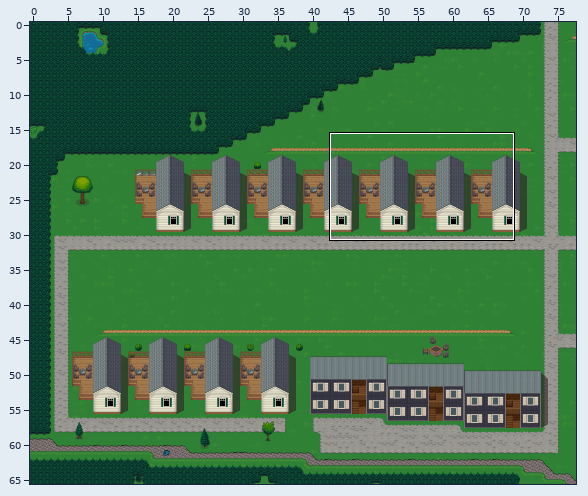
Tiled map -- tiled/map-west0.tmx. Above: a wide view before the commit, with the close-up outlined.
Close-up. Before:
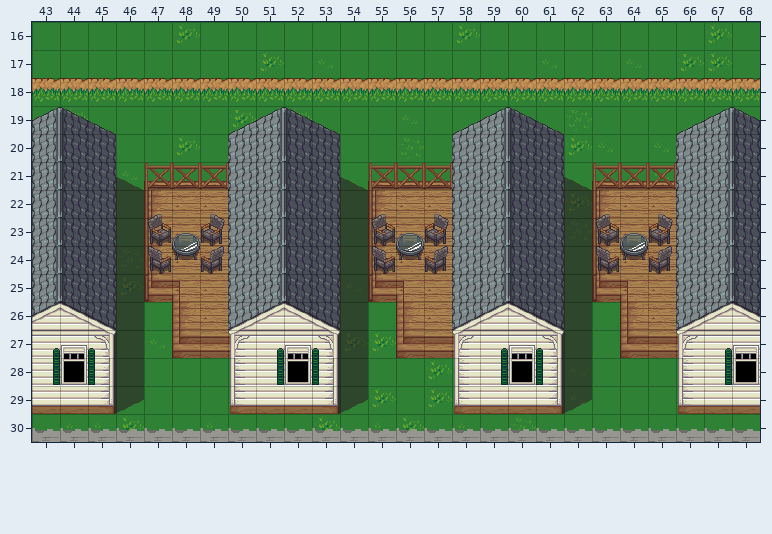
Cells are 32x32 px. Shown: x 43..68, y 16..30. The commit also changed other parts of the map, which this record leaves out.
The result:
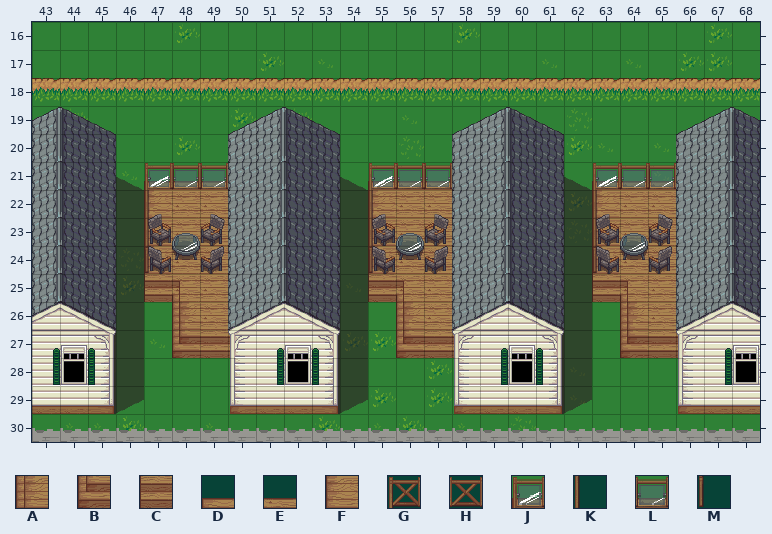
Key: from "Kneippbyn": A 1056, B 1088, C 1091, D 1120, E 1121, F 1152, G 1280, H 1281, J 1286, K 1312, L 1351, M 1408.
_ is an empty cell.
See-through tiles are keyed as they look on the map.
Difference:
Layer "Base 2":
y 21: x 47..49 DEE -> ___; x 55..57 DEE -> ___; x 63..65 DEE -> ___
y 22..24: x 47 A -> _; x 55 A -> _; x 63 A -> _
y 25: x 47 B -> _; x 55 B -> _; x 63 B -> _
Layer "Bldg 1":
y 21: x 47..49 ___ -> DEE; x 55..57 ___ -> DEE; x 63..65 ___ -> DEE
y 22..24: x 47 _ -> F; x 55 _ -> F; x 63 _ -> F
y 25: x 47 _ -> C; x 55 _ -> C; x 63 _ -> C
Layer "Bldg 2":
y 21: x 47..49 GHH -> JLL; x 55..57 GHH -> JLL; x 63..65 GHH -> JLL
y 24: x 47 K -> M; x 55 K -> M; x 63 K -> M
y 25: x 47 M -> _; x 55 M -> _; x 63 M -> _
Pixel boxes of the changes (left, top, right, bottom) in both close-ups:
changed: (145, 165, 227, 302)
changed: (369, 165, 451, 302)
changed: (593, 165, 675, 302)
